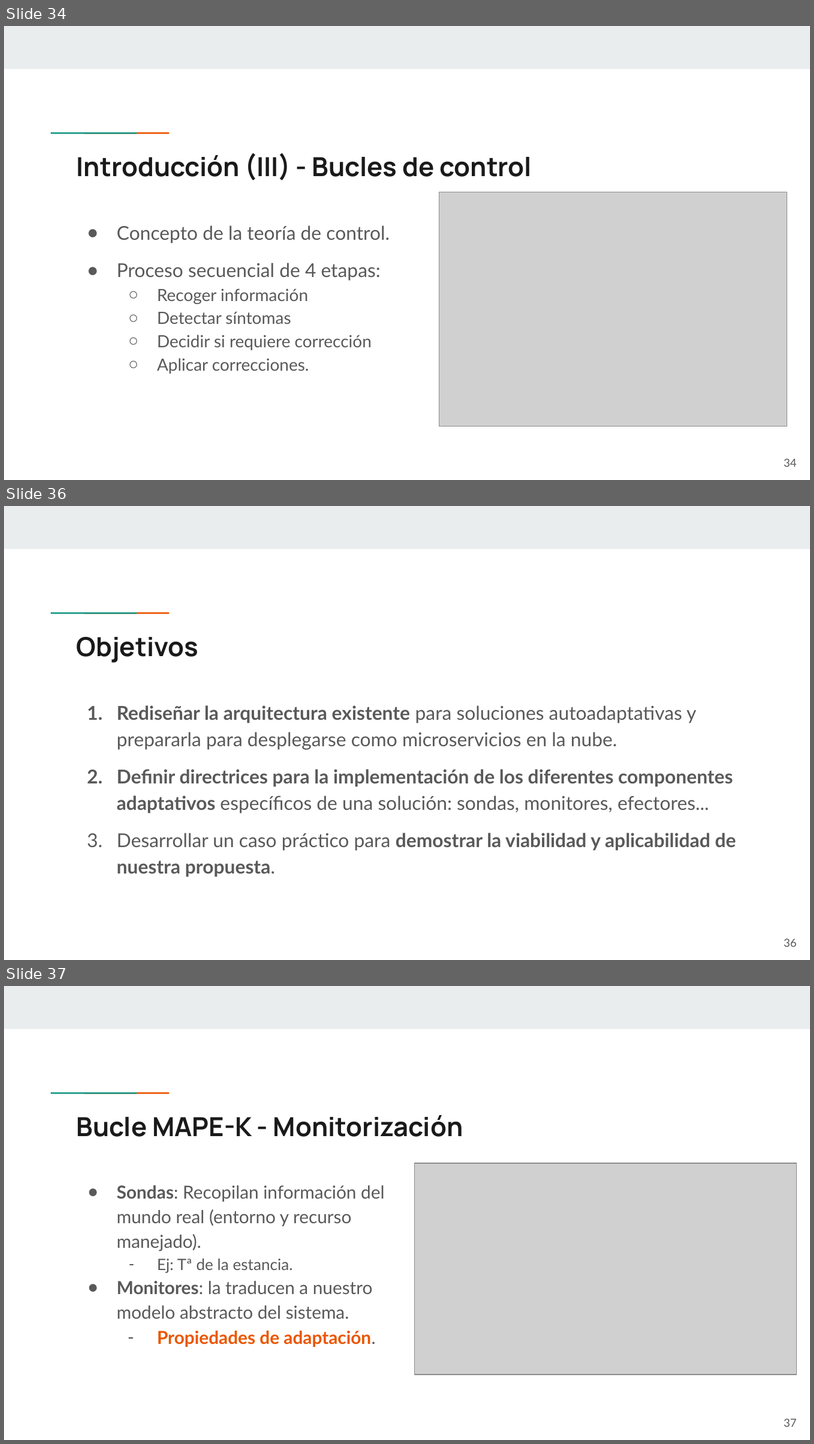
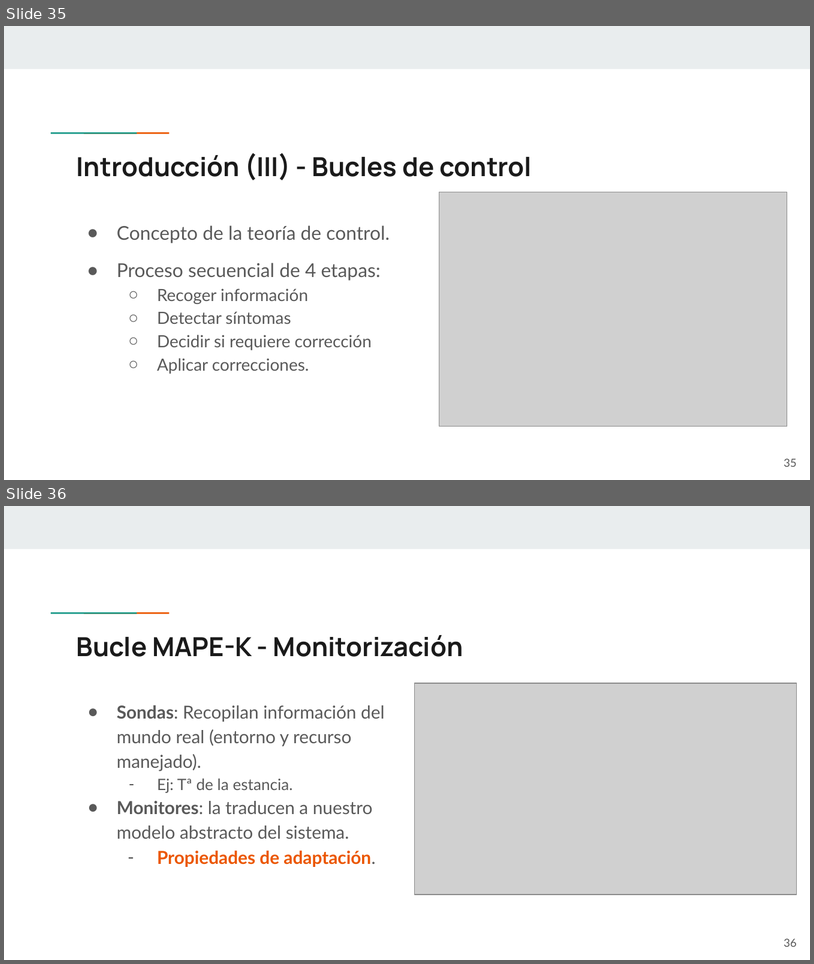
Before and after one commit to Starkie/TFM-DistributedAutoadaptiveSystems, a slide deck: docs/presentation/Adriano Vega - Presentación TFM.pptx. Shown one above the other, each under a label of ours: slides 34, 36 and 37 before the commit, slides 35 and 36 after it; the slides between them are not shown. The pictures are 814x1444 and 814x964 pixels, drawn with LibreOffice and Linux fonts; fonts in the diff are those of the drawing; grey boxes stand for pictures. Boxes give left, top, right and bottom in pixels: in the first picture for what was removed or moved away, otherwise in the second. Text is boxed around its words. In the diff, an @@ line names an element or a change of style, - is before the commit and + after.

```diff
--- a/docs/presentation/Adriano Vega - Presentación TFM.pptx
+++ b/docs/presentation/Adriano Vega - Presentación TFM.pptx
@@ slide 36 removed at <box>4,506,810,960</box>, background #FFFFFF; not listed: 3 template elements that a slide beside it also shows @@
@@ title removed at <box>77,637,198,663</box> @@
-Objetivos
@@ text removed at <box>117,705,737,877</box> @@
-1. Rediseñar la arquitectura existente para soluciones autoadaptativas y prepararla para desplegarse como microservicios en la nube.
-2. Definir directrices para la implementación de los diferentes componentes adaptativos específicos de una solución: sondas, monitores, efectores...
-3. Desarrollar un caso práctico para demostrar la viabilidad y aplicabilidad de nuestra propuesta.
@@ page number removed at <box>784,938,797,946</box> @@
-36
@@ what was slide 34 is now slide 35 @@
@@ page number at <box>784,458,797,466</box>: text changed @@
-34
+35
@@ what was slide 37 is now slide 36 @@
@@ page number at <box>784,938,797,946</box>: text changed @@
-37
+36
```
Also in this commit, not shown: 7 slides changed, 5 slides added, 2 other slides removed, 1 other file.
